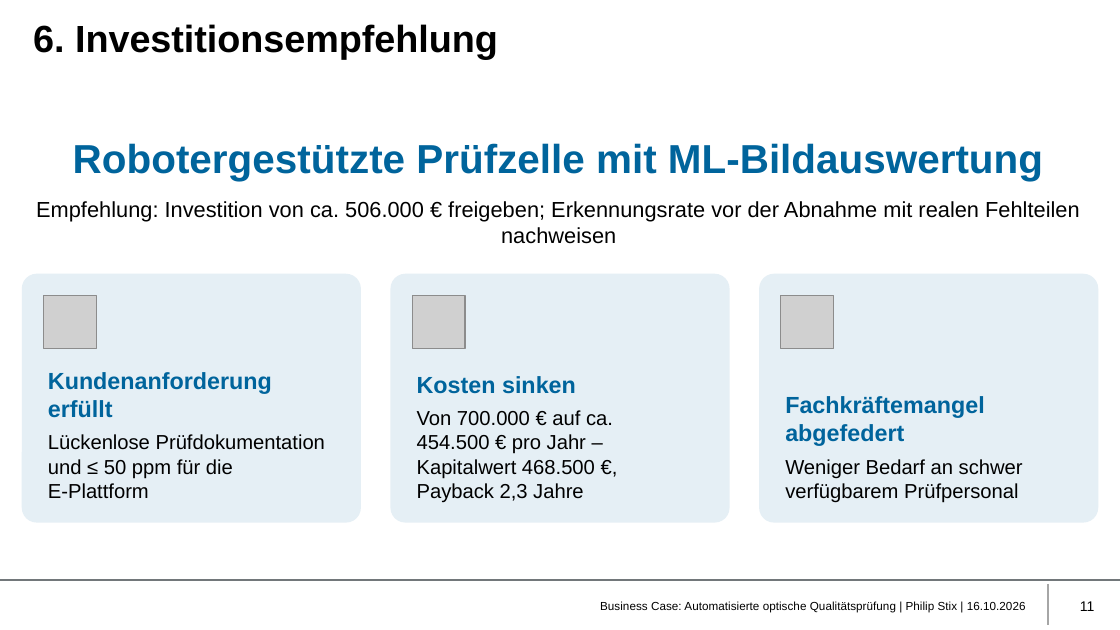
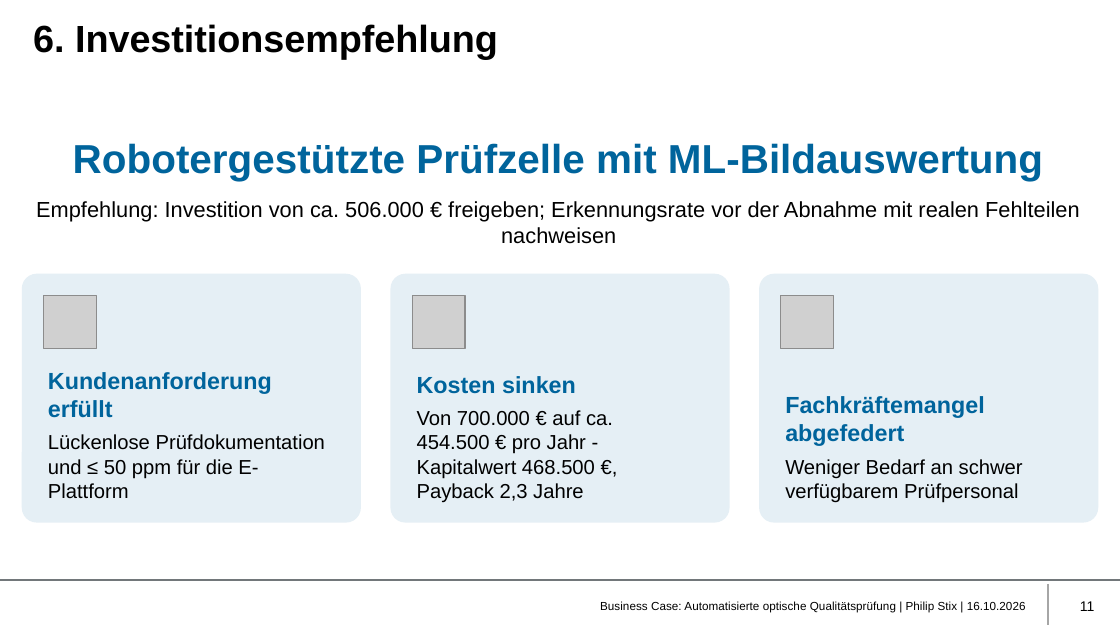
Before and after one commit to philip-stack/MRE3-bGUS, a slide deck: slide 11 of 01 Abgabe/Business Case Qualitätsprüfung - Philip Stix.pptx. Drawn at 1120x630 pixels with LibreOffice and Linux fonts; fonts in the diff are those of the drawing; grey boxes stand for pictures; background and template pictures are left out. Boxes give left, top, right and bottom in pixels: in the first picture for what was removed or moved away, otherwise in the second. Text is boxed around its words. In the diff, an @@ line names an element or a change of style, - is before the commit and + after.

```diff
--- a/01 Abgabe/Business Case Qualitätsprüfung - Philip Stix.pptx
+++ b/01 Abgabe/Business Case Qualitätsprüfung - Philip Stix.pptx
@@ text in rounded rectangle at <box>417,410,613,502</box>: text changed @@
-Von 700.000 € auf ca. 454.500 € pro Jahr – Kapitalwert 468.500 €, Payback 2,3 Jahre
+Von 700.000 € auf ca. 454.500 € pro Jahr - Kapitalwert 468.500 €, Payback 2,3 Jahre
@@ text in rounded rectangle at <box>48,434,325,499</box>: text changed @@
-Lückenlose Prüfdokumentation und ≤ 50 ppm für die E‑Plattform
+Lückenlose Prüfdokumentation und ≤ 50 ppm für die E-Plattform
```
Also in this commit, not shown: 8 other slides changed.
